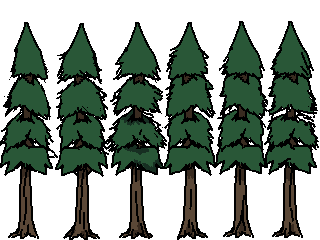
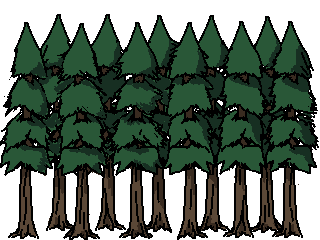
Layers edited between the first and the second 320 x 240 image:
added layer "颜料图层 2" above "颜料图层 1 合并" over [left=20, top=14, right=315, bottom=233]
painted on "颜料图层 1" (1st of 3) over [left=20, top=14, right=315, bottom=233]
added layer "颜料图层 1 合并" (2nd of 3) above "颜料图层 1" over [left=20, top=14, right=315, bottom=233]
added layer "颜料图层 1" (2nd of 3) above "颜料图层 1 合并" over [left=20, top=14, right=315, bottom=233]
